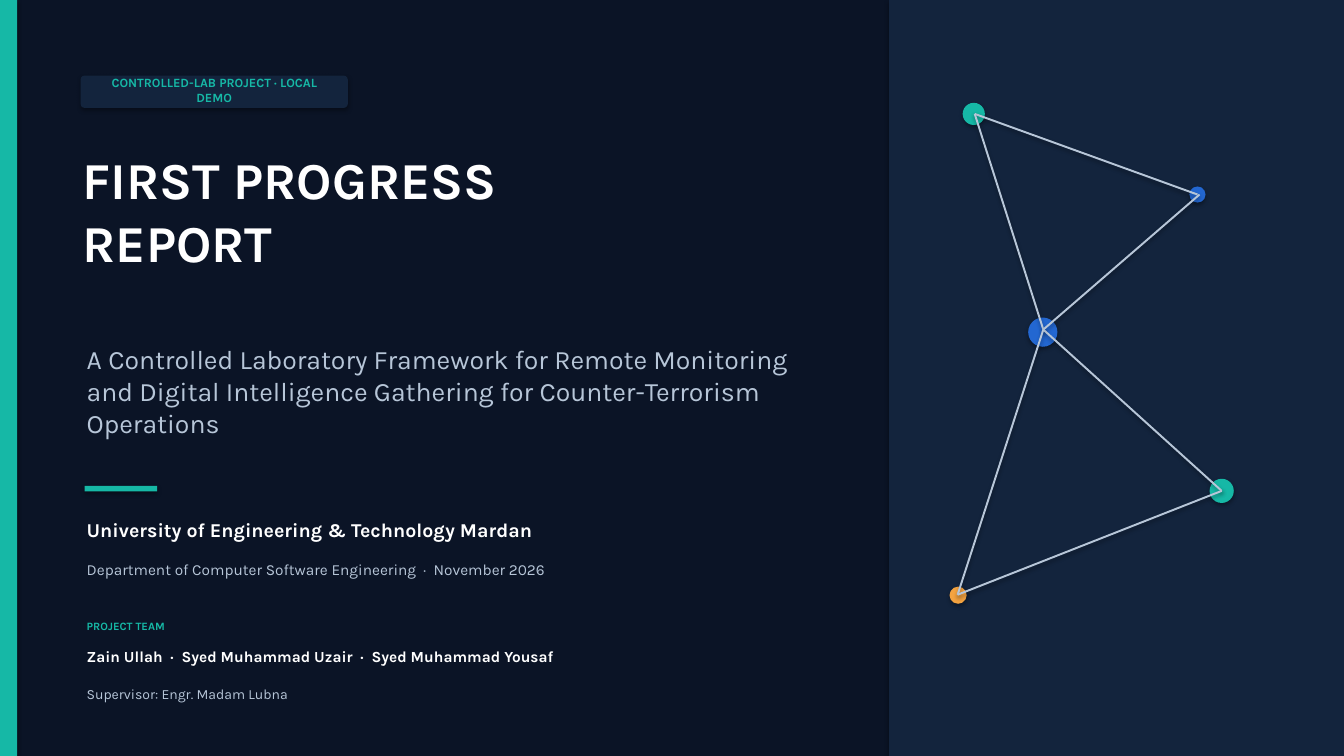
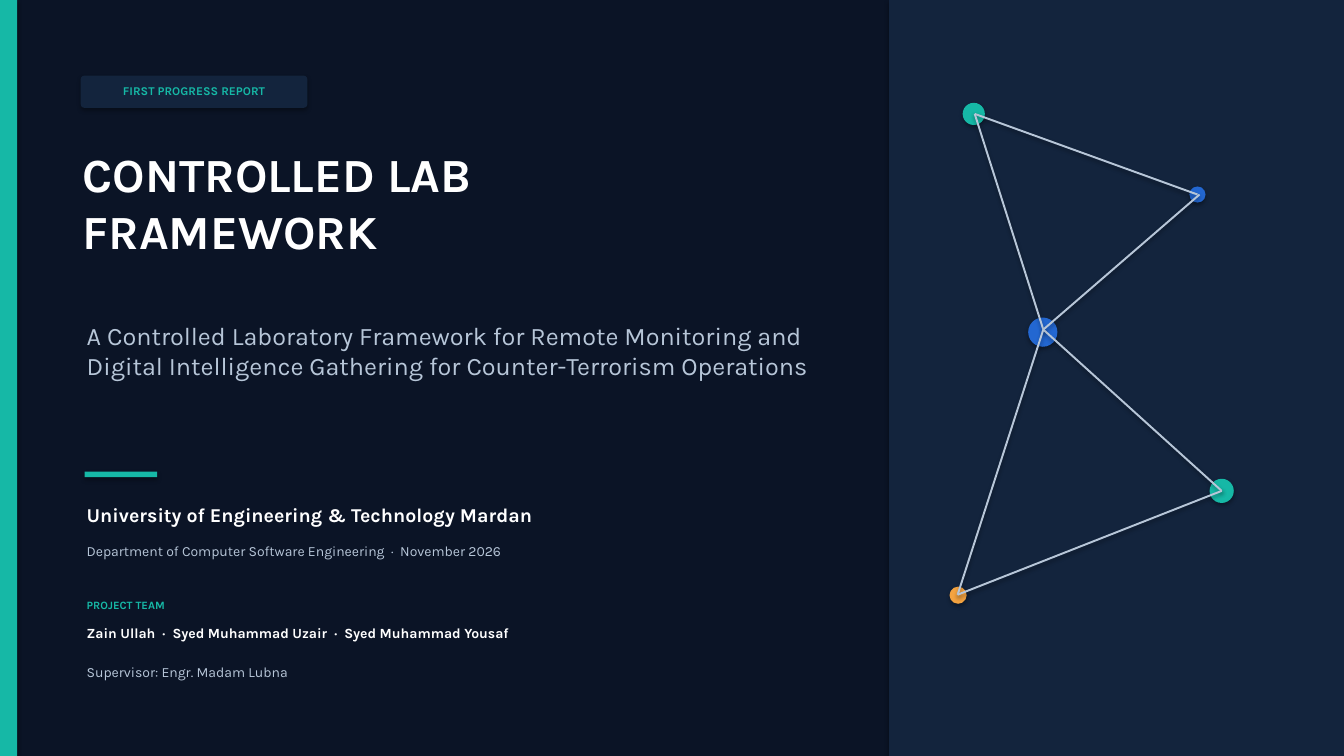
Before and after one commit to Zainullahwardag/Chatbot, a slide deck: slide 1 of deliverables/FYP_First_Progress_Report.pptx. Drawn at 1344x756 pixels with LibreOffice and Linux fonts; fonts in the diff are those of the drawing. Boxes give left, top, right and bottom in pixels: in the first picture for what was removed or moved away, otherwise in the second. Text is boxed around its words. In the diff, an @@ line names an element or a change of style, - is before the commit and + after.

Commit message:
Align progress report with FYP proposal

```diff
--- a/deliverables/FYP_First_Progress_Report.pptx
+++ b/deliverables/FYP_First_Progress_Report.pptx
@@ rounded rectangle: place and size @@
-rounded rectangle at [81, 76, 348, 108]
+rounded rectangle at [81, 76, 308, 108]
@@ text "FIRST PROGRESS REPORT": place and size @@
-text "FIRST PROGRESS REPORT" at [83, 164, 497, 263]
+text "FIRST PROGRESS REPORT" at [123, 87, 265, 95]
@@ text "FIRST PROGRESS REPORT" at [123, 87, 265, 95]: size 37 to 8.5 pt, text colour #FFFFFF to #16B8A6; alignment left to centre; vertical alignment top to middle @@
@@ text removed at [112, 78, 317, 102] @@
-CONTROLLED-LAB PROJECT · LOCAL DEMO
@@ text added at [83, 160, 471, 250], 34 pt, text #FFFFFF, bold @@
+CONTROLLED LAB
+FRAMEWORK
@@ text "A Controlled Laboratory Framework for ...": place and size @@
-text "A Controlled Laboratory Framework for ..." at [87, 350, 787, 440]
+text "A Controlled Laboratory Framework for ..." at [87, 327, 807, 381]
@@ text "A Controlled Laboratory Framework for ..." at [87, 327, 807, 381]: size 19 to 18 pt @@
@@ rectangle: place and size @@
-rectangle at [85, 486, 157, 492]
+rectangle at [85, 472, 157, 478]
@@ text "University of Engineering & Technology ...": place and size @@
-text "University of Engineering & Technology ..." at [87, 523, 532, 542]
+text "University of Engineering & Technology ..." at [87, 508, 532, 527]
@@ text "Department of Computer Software Engineering ..." at [87, 546, 500, 560]: size 11 to 10 pt @@
@@ text "Department of Computer Software Engineering ...": place and size @@
-text "Department of Computer Software Engineering ..." at [87, 564, 545, 579]
+text "Department of Computer Software Engineering ..." at [87, 546, 500, 560]
@@ text "PROJECT TEAM": place and size @@
-text "PROJECT TEAM" at [87, 622, 165, 630]
+text "PROJECT TEAM" at [87, 601, 165, 609]
@@ text "Zain Ullah · Syed Muhammad ...": place and size @@
-text "Zain Ullah · Syed Muhammad ..." at [87, 651, 553, 666]
+text "Zain Ullah · Syed Muhammad ..." at [87, 628, 508, 642]
@@ text "Zain Ullah · Syed Muhammad ..." at [87, 628, 508, 642]: size 11 to 10 pt @@
@@ text "Supervisor: Engr. Madam Lubna": place and size @@
-text "Supervisor: Engr. Madam Lubna" at [87, 689, 287, 703]
+text "Supervisor: Engr. Madam Lubna" at [87, 667, 287, 681]
```
Also in this commit, not shown: 2 other slides changed, 9 slides added, 7 slides removed.
